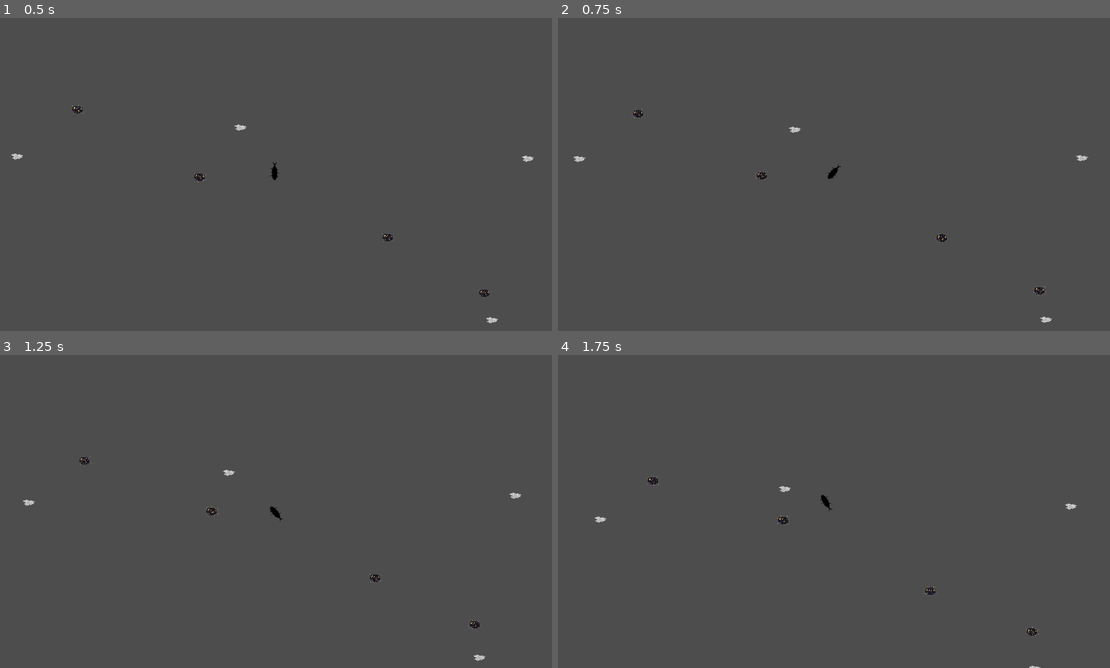
Above: before the commit, frames 1-4 (two rows, left to right).
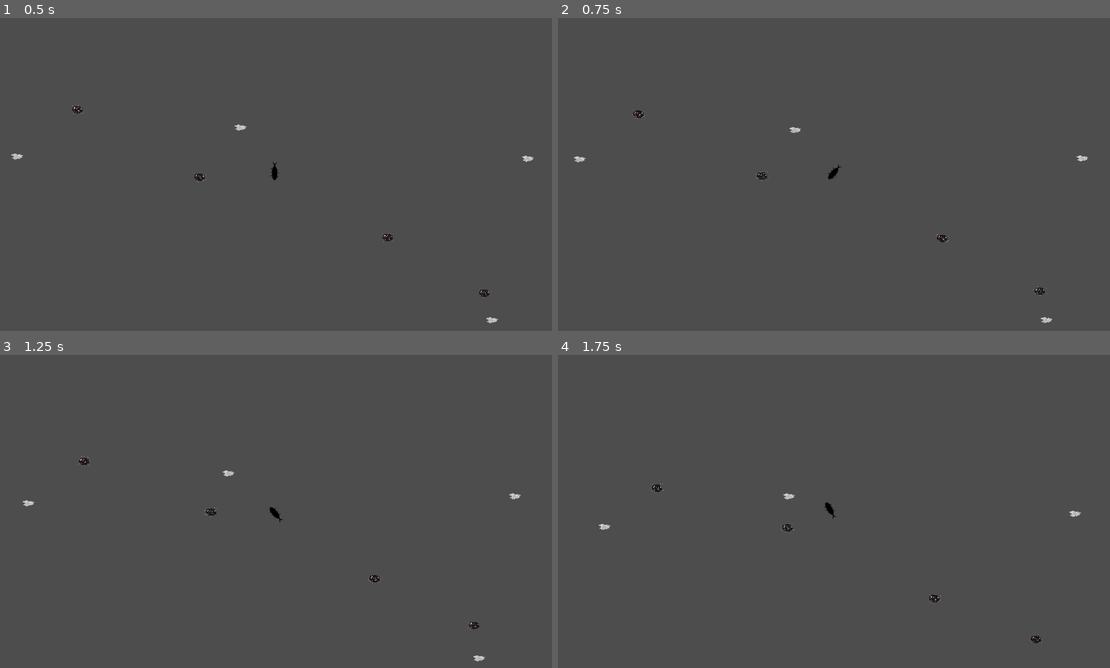
Above: after the commit, the same moments.

Repository: CarterHorton/starrrboard-HO
Game: Godot game, scene res://scenes/game.tscn
The game is run twice, just before and just after one commit, with the same random seed, the same clock (stepped at 60 frames per second) and the same inputs.
Inputs:
- Up to frame 1 (0.5 s): no input
- Up to frame 2 (0.75 s): hold Right (rotate_right) from 0.53 s (still down)
- Up to frame 3 (1.25 s): keep holding Right (rotate_right)
- Up to frame 4 (1.75 s): release Right (rotate_right) at 1.28 s; hold Down (move_backward) from 1.28 s (still down)

Frame 1 is identical in both runs. In frame 2, 0.1% of the frame differs, in the area x 2-97%, y 29-98%; in frame 3, 0.2%; in frame 4, 0.5%, in the area x 6-95%, y 38-100%.

Commit message:
Player update

Diff:
--- a/starrrboard,-ho!/scenes/game.tscn
+++ b/starrrboard,-ho!/scenes/game.tscn
@@ -14,6 +14,7 @@
 [node name="camera" parent="player" instance=ExtResource("2_yqjtg")]
 position = Vector2(-2, 4)
 position_smoothing_enabled = true
+position_smoothing_speed = 15.0
 
 [node name="Scraps" type="Node2D" parent="."]
 
--- a/starrrboard,-ho!/scripts/player.gd
+++ b/starrrboard,-ho!/scripts/player.gd
@@ -19,10 +19,3 @@
 
 
 	move_and_slide()
-
-
-	var screen_size=get_viewport_rect().size
-	if global_position.y < 0:
-		global_position.y=screen_size.y
-	elif global_position.y >screen_size.y:
-		global_position.y=0
